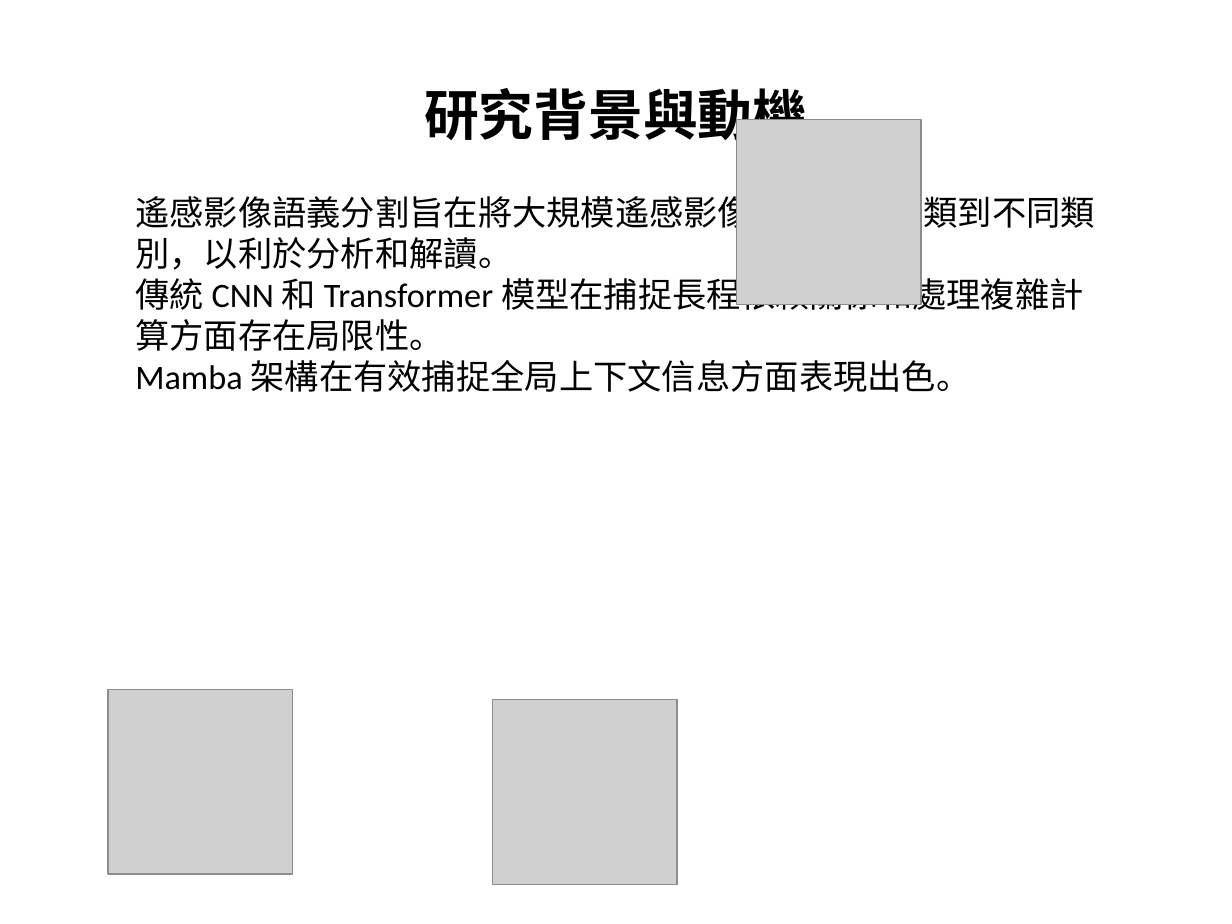
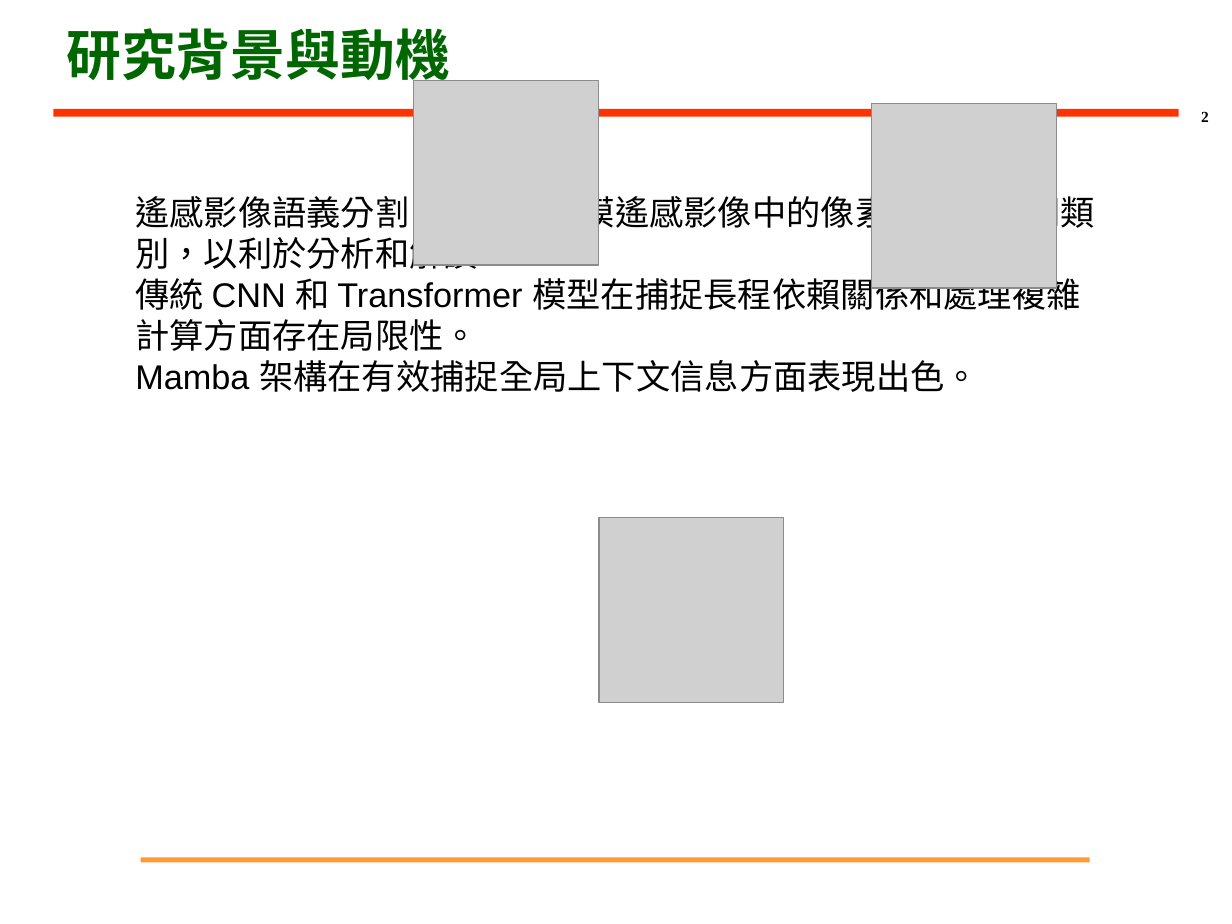
Before and after one commit to PonNowJin/PDFtoPPT, a slide deck: slide 2 of output_pptx/test_watermark.pptx. Drawn at 1232x924 pixels with LibreOffice and Linux fonts; fonts in the diff are those of the drawing; grey boxes stand for pictures; background and template pictures are left out. Boxes give left, top, right and bottom in pixels: in the first picture for what was removed or moved away, otherwise in the second. Text is boxed around its words. In the diff, an @@ line names an element or a change of style, - is before the commit and + after.

```diff
--- a/output_pptx/test_watermark.pptx
+++ b/output_pptx/test_watermark.pptx
@@ title "研究背景與動機": place and size @@
-title "研究背景與動機" at (424, 88, 807, 149)
+title "研究背景與動機" at (66, 28, 449, 89)
@@ title "研究背景與動機" at (66, 28, 449, 89): font Calibri to Arial, text colour #000000 to #006600; alignment centre to left @@
@@ picture: place and size @@
-picture at (493, 700, 678, 885)
+picture at (414, 80, 599, 265)
@@ line added from (53, 112) to (1179, 112), #FF3300 4.5 pt @@
@@ picture: place and size @@
-picture at (737, 120, 922, 304)
+picture at (872, 103, 1057, 288)
@@ page number added at (1201, 111, 1209, 122), 9 pt, text #000000, bold @@
+2
@@ text "遙感影像語義分割旨在將大規模遙感影像中的像素分類到不同類別，以利於分析和解讀。" at (135, 190, 1095, 392): font Calibri to Arial @@
@@ picture: place and size @@
-picture at (108, 690, 293, 875)
+picture at (599, 517, 784, 702)
@@ line added from (140, 860) to (1090, 860), #FF9933 3 pt @@
```
Also in this commit, not shown: 8 other slides changed, 3 other files.
